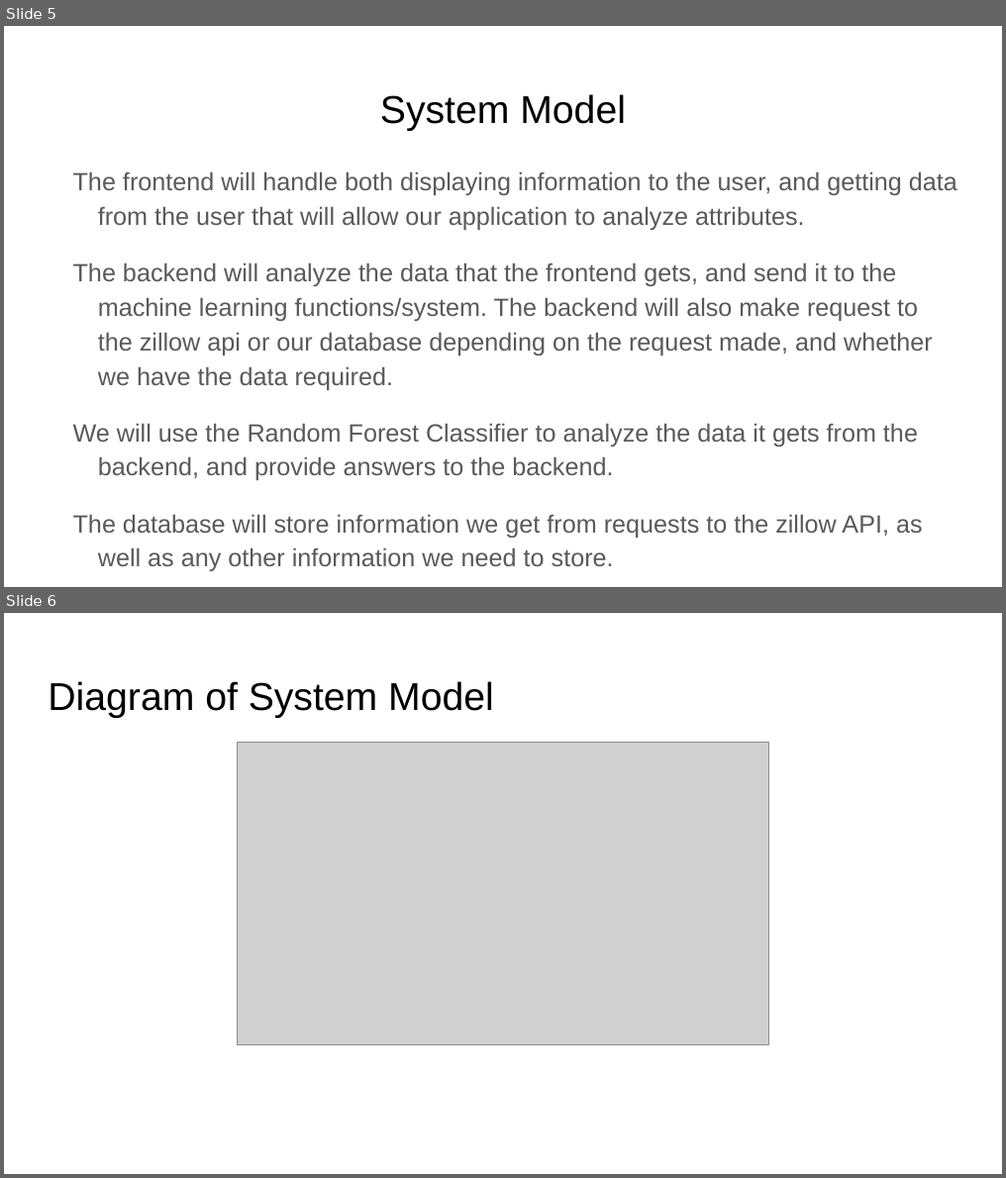
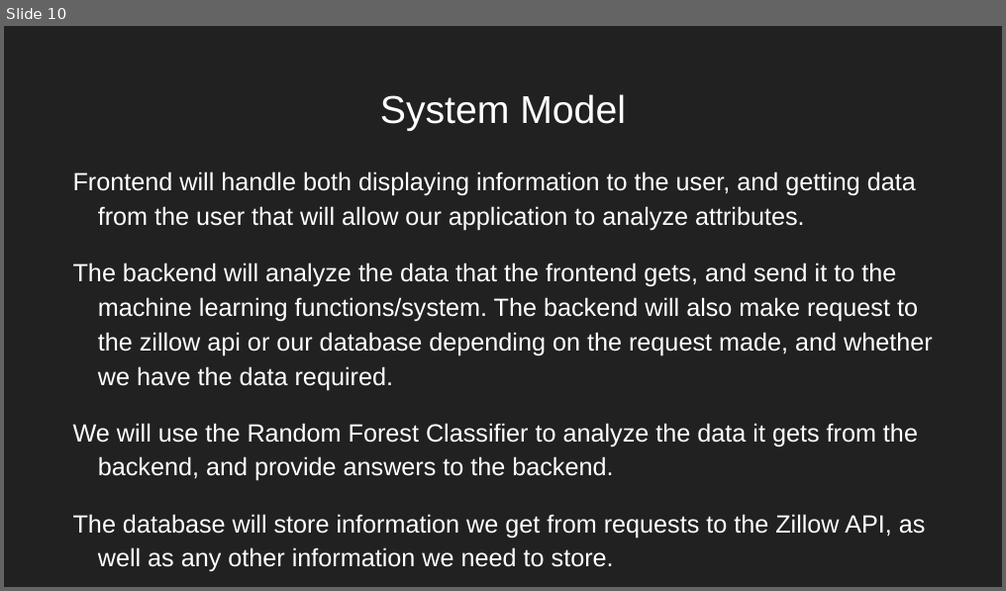
Before and after one commit to nreader72/NostraDomicile, a slide deck: docs/NostraDomicile.pptx. Shown one above the other, each under a label of ours: slides 5 and 6 before the commit, slide 10 after it. The pictures are 1006x1178 and 1006x591 pixels, drawn with LibreOffice and Linux fonts; fonts in the diff are those of the drawing; grey boxes stand for pictures; background and template pictures are left out. Boxes give left, top, right and bottom in pixels: in the first picture for what was removed or moved away, otherwise in the second. Text is boxed around its words. In the diff, an @@ line names an element or a change of style, - is before the commit and + after.

```diff
--- a/docs/NostraDomicile.pptx
+++ b/docs/NostraDomicile.pptx
@@ slide 6 removed at (4, 613, 1002, 1174), background #FFFFFF @@
@@ title removed at (48, 681, 494, 718) @@
-Diagram of System Model
@@ picture removed at (238, 743, 768, 1045) @@
@@ what was slide 5 is now slide 10 @@
@@ slide 10 changed as well @@
@@ background #FFFFFF to picture (left out) @@
@@ title "System Model" at (380, 94, 626, 131): text colour #000000 to #FFFFFF @@
@@ text at (73, 172, 916, 231): text changed; text colour #595959 to #FFFFFF @@
-The frontend will handle both displaying information to the user, and getting data from the user that will allow our application to analyze attributes.
+Frontend will handle both displaying information to the user, and getting data from the user that will allow our application to analyze attributes.
@@ text at (73, 263, 933, 481): text colour #595959 to #FFFFFF in "The backend will analyze the data that ...", "We will use the Random Forest Classifier ..." @@
@@ text at (73, 514, 926, 538): text changed; text colour #595959 to #FFFFFF @@
-The database will store information we get from requests to the zillow API, as well as any other information we need to store.
+The database will store information we get from requests to the Zillow API, as well as any other information we need to store.
```
Also in this commit, not shown: 7 other slides changed, 18 slides added, 8 other slides removed.
